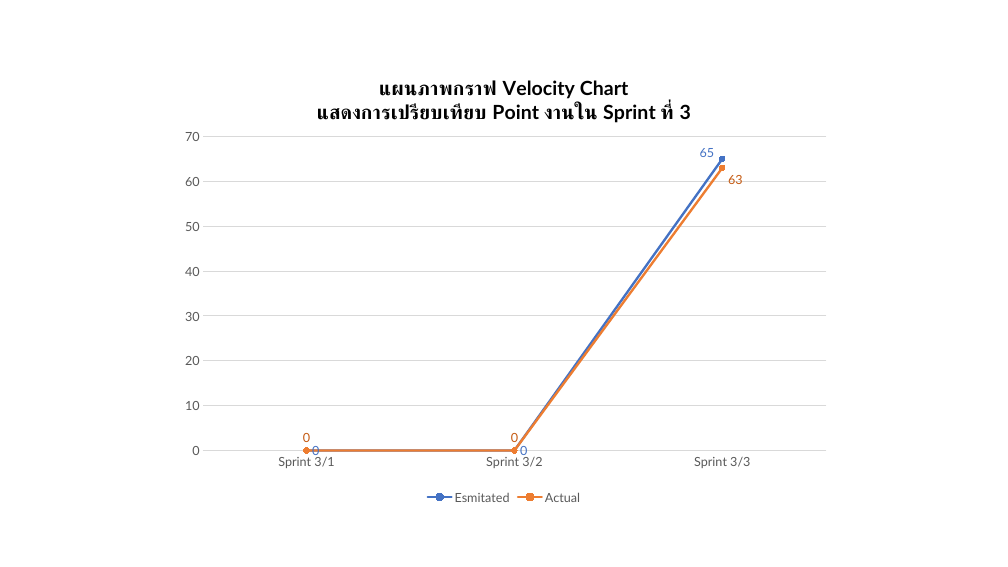
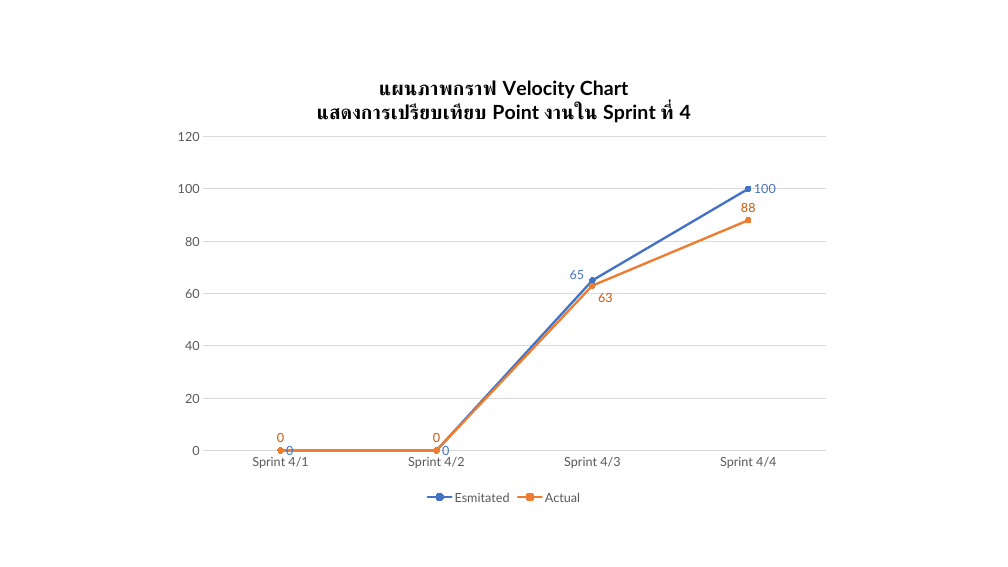
Before and after one commit to wirat0155/team4, a slide deck: slide 2 of Burndown & Velocity/Cycle 4/V4.4.1 [2022-02-26] Burndown Velocity Sprint 4-4.pptx. Drawn at 1008x567 pixels with LibreOffice and Linux fonts; fonts in the diff are those of the drawing. Boxes give left, top, right and bottom in pixels: in the first picture for what was removed or moved away, otherwise in the second. Text is boxed around its words. In the diff, an @@ line names an element or a change of style, - is before the commit and + after.

```diff
--- a/Burndown & Velocity/Cycle 4/V4.4.1 [2022-02-26] Burndown Velocity Sprint 4-4.pptx
+++ b/Burndown & Velocity/Cycle 4/V4.4.1 [2022-02-26] Burndown Velocity Sprint 4-4.pptx
@@ line chart at (168, 60, 840, 508) @@
@@ title "แผนภาพกราฟ Velocity Chart แสดงการเปรียบเทียบ Point งานใน Sprint ที่ 3 " to "แผนภาพกราฟ Velocity Chart แสดงการเปรียบเทียบ Point งานใน Sprint ที่ 4 " @@
-categories: Sprint 3/1, Sprint 3/2, Sprint 3/3
+categories: Sprint 4/1, Sprint 4/2, Sprint 4/3, Sprint 4/4
-Esmitated: 0, 0, 65
+Esmitated: 0, 0, 65, 100
-Actual: 0, 0, 63
+Actual: 0, 0, 63, 88
```
Also in this commit, not shown: 1 other slide changed, 6 other files.
